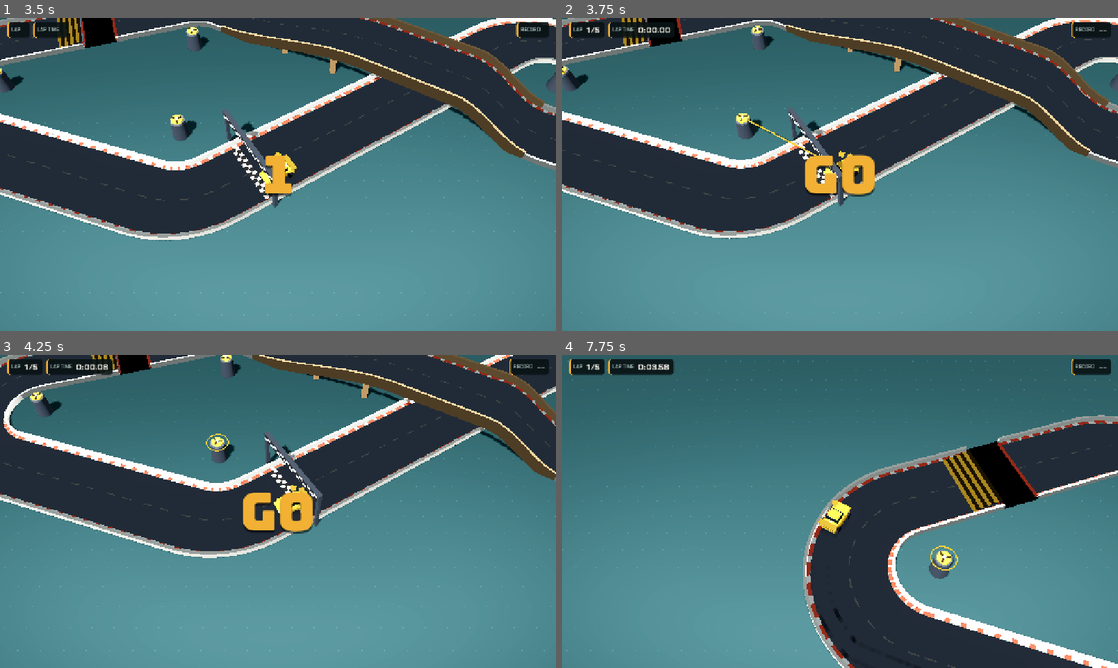
Above: before the commit, frames 1-4 (two rows, left to right).
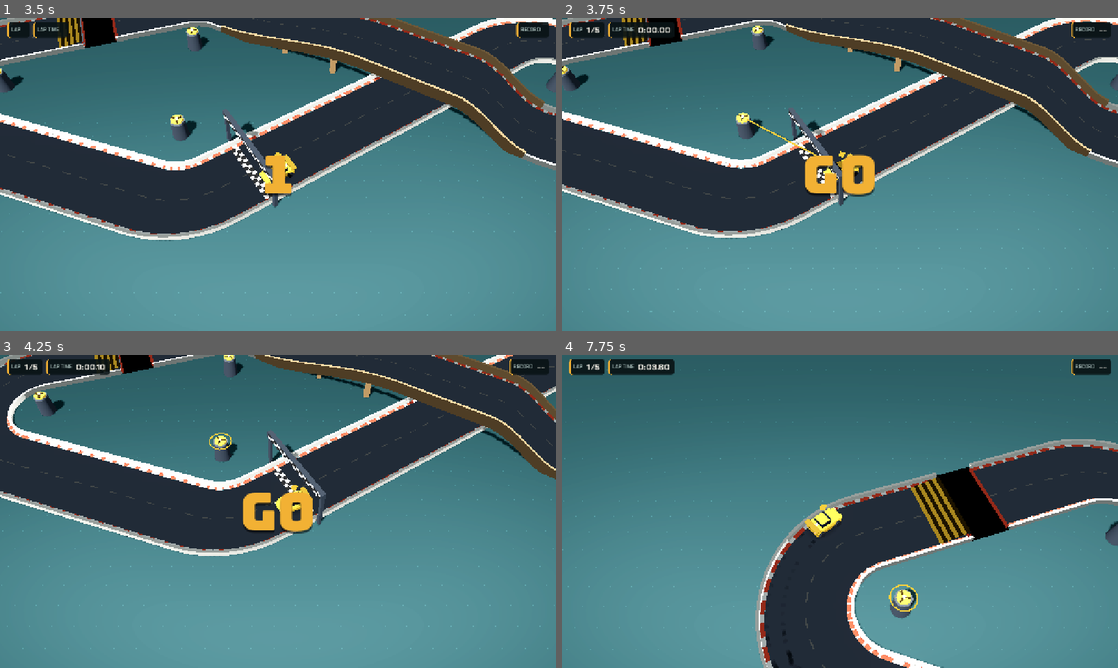
Above: after the commit, the same moments.

Repository: guillaumefont/games
Game: Godot game, scene res://scenes/main.tscn
Two runs of this game, one before a commit and one after it. Both use one fixed random seed, a clock stepped at 60 frames per second and the inputs below.
Inputs (mouse positions are in pixels of both pictures, inside the frame that each line leads up to):
- Up to frame 1 (3.5 s): click "START" at 0.5 s; tap Enter at 1.25, 2.1 s; move the mouse to (400, 158) at 1.27 s; tap Z at 1.35 s; click (400, 158) at 1.42 s; tap Space at 1.52, 2.27 s; move the mouse to (166, 190) at 2.02 s; click (166, 190) at 2.17 s; move the mouse to (333, 105) at 2.77 s; tap Keypad Enter at 2.85 s; click (333, 105) at 2.92 s
- Up to frame 2 (3.75 s): move the mouse to (812, 237) at 3.52 s; tap M at 3.6 s; click (812, 237) at 3.67 s
- Up to frame 3 (4.25 s): tap Space at 3.77 s
- Up to frame 4 (7.75 s): move the mouse to (1006, 558) at 4.27 s; tap Z at 4.35, 7.35 s; click (1006, 558) at 4.42 s; tap Space at 4.52, 5.27, 6.77, 7.52 s; move the mouse to (673, 464) at 5.02 s; tap Enter at 5.1 s; click (673, 464) at 5.17 s; move the mouse to (867, 511) at 5.77 s; tap Keypad Enter at 5.85 s; click (867, 511) at 5.92 s; move the mouse to (756, 433) at 6.52 s; tap M at 6.6 s; click (756, 433) at 6.67 s; move the mouse to (962, 495) at 7.27 s; click (962, 495) at 7.42 s

Frame 1 is identical in both runs. In frame 2, 0.8% of the frame differs, in the area x 0-100%, y 0-95%; in frame 3, 6.2%; in frame 4, 24%, in the area x 0-100%, y 1-100%.

Commit message:
Car a tad faster and slidier off the tether
Cruise 800 -> 860, throttle 600 -> 650, grip 3.2 -> 2.7, post-release ice
0.9 s -> 1.1 s. Still no slide while hooked.

Co-Authored-By: Claude Opus 5.5 <noreply@anthropic.com>
Claude-Session: https://claude.ai/code/session_01VxP4foXU2bji4chJBA7659

Diff:
--- a/tether-rally/scripts/race.gd
+++ b/tether-rally/scripts/race.gd
@@ -9,10 +9,10 @@
 # ---------- tuning (same numbers as the prototype) ----------
 const HW := TrackData.HW
 const CR := TrackData.CR
-const MAX := 800.0          # cruise speed
-const ACC := 600.0          # throttle
-const GRIP := 3.2           # sideways grip once fully recovered (low = icy)
-const ICE_TIME := 0.9       # seconds of extra-slippery slide after letting go
+const MAX := 860.0          # cruise speed
+const ACC := 650.0          # throttle
+const GRIP := 2.7           # sideways grip once fully recovered (low = icy)
+const ICE_TIME := 1.1       # seconds of extra-slippery slide after letting go
 const SWING_BOOST := 170.0  # speed gained per second while tethered
 const SWING_CAP := 1.28     # max speed multiplier while swinging
 const RANGE := 600.0        # hook reach (prototype 520; a little more forgiving)
